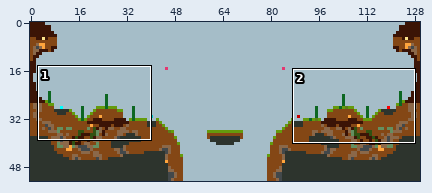
File history of a sprite sheet, Maps/SmallCTF/FG_Bigpit.png. Above, an overview of the earlier version with the close-up marked.
Close-up. As it was:
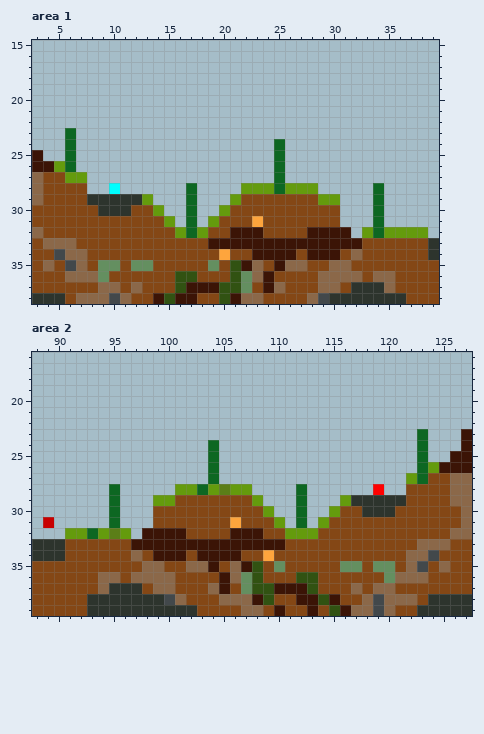
The file is 130x53 pixels. Shown: area 1: x 3..39, y 15..38; area 2: x 88..127, y 16..39.
After:
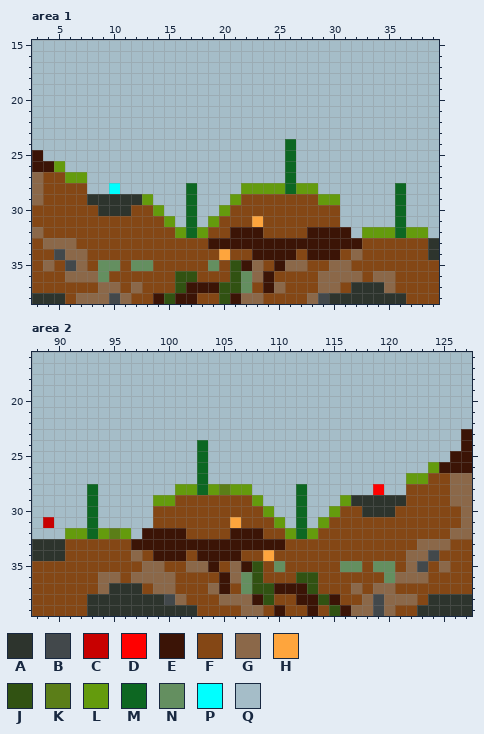
Palette (. is transparent): A #2d342d  B #42484b  C #c80000  D #ff0000  E #3b1406  F #844715  G #8b6849  H #fea53d  J #315212  K #5b7e18  L #649b0d  M #0d6722  N #648f60  P #00ffff  Q #a5bdc8
Author's note on the commit: Update FG_Bigpit.png Extend trees and make them symmetrical
Changes in this commit:
Area 1:
y 23: x 6 M -> Q
y 24..26: x 6 M -> Q; x 25..26 MQ -> QM
y 27: x 25..26 MQ -> QM
y 28: x 25..26 ML -> LM; x 34 M -> Q; x 36 Q -> M
y 29..31: x 34 M -> Q; x 36 Q -> M
y 32: x 34 M -> L; x 36 L -> M
Area 2:
y 23: x 123 M -> Q
y 24..26: x 103..104 QM -> MQ; x 123 M -> Q
y 27: x 103..104 QM -> MQ; x 123 M -> L
y 28..31: x 93 Q -> M; x 95 M -> Q
y 32: x 112 L -> M
